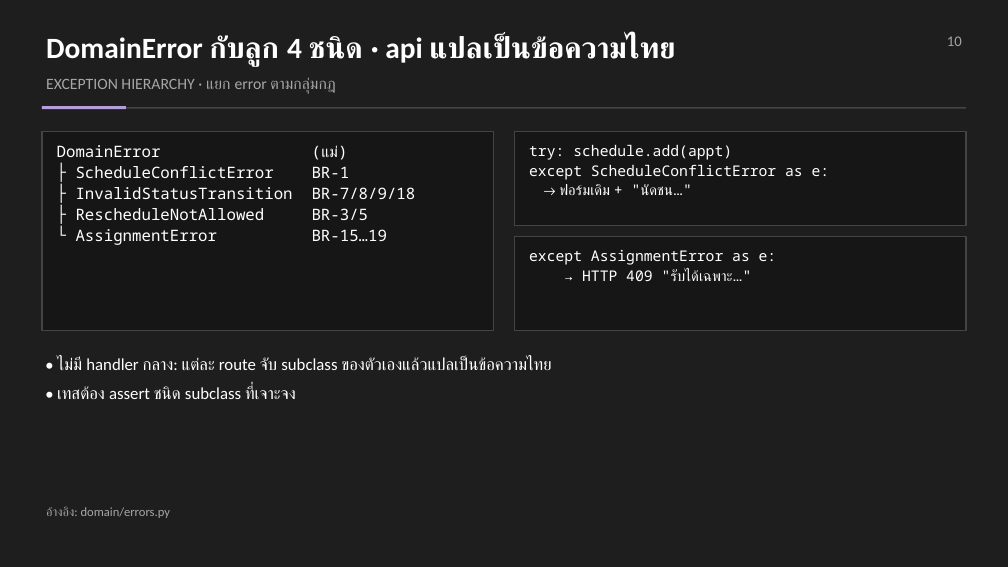
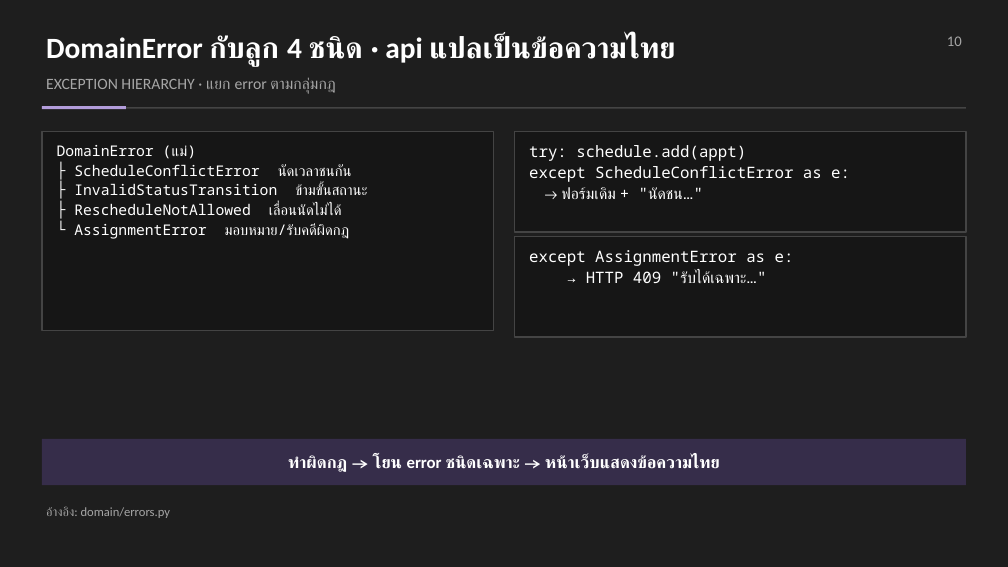
Before and after one commit to Maythane/Law-Firm-Project, a slide deck: slide 10 of docs/slides/LawFirm_Presentation.pptx. Drawn at 1008x567 pixels with LibreOffice and Linux fonts; fonts in the diff are those of the drawing. Boxes give left, top, right and bottom in pixels: in the first picture for what was removed or moved away, otherwise in the second. Text is boxed around its words. In the diff, an @@ line names an element or a change of style, - is before the commit and + after.

```diff
--- a/docs/slides/LawFirm_Presentation.pptx
+++ b/docs/slides/LawFirm_Presentation.pptx
@@ text at (x1=57, y1=145, x2=197, y2=159): size 15 to 14 pt in "DomainError (แม่)" @@
@@ rectangle resized from (x1=515, y1=132, x2=966, y2=226) to (x1=515, y1=132, x2=966, y2=232) @@
@@ text "try: schedule.add(appt)" at (x1=529, y1=145, x2=850, y2=199): size 14 to 15 pt @@
@@ text at (x1=74, y1=164, x2=367, y2=239): text changed; size 15 to 14 pt @@
-├ ScheduleConflictError BR-1
-├ InvalidStatusTransition BR-7/8/9/18
-├ RescheduleNotAllowed BR-3/5
-└ AssignmentError BR-15…19
+├ ScheduleConflictError นัดเวลาชนกัน
+├ InvalidStatusTransition ข้ามขั้นสถานะ
+├ RescheduleNotAllowed เลื่อนนัดไม่ได้
+└ AssignmentError มอบหมาย/รับคดีผิดกฎ
@@ rectangle resized from (x1=515, y1=236, x2=966, y2=330) to (x1=515, y1=236, x2=966, y2=337) @@
@@ text "except AssignmentError as e:" at (x1=529, y1=250, x2=794, y2=283): size 14 to 15 pt @@
@@ text removed at (x1=57, y1=358, x2=551, y2=399) @@
-• ไม่มี handler กลาง: แต่ละ route จับ subclass ของตัวเองแล้วแปลเป็นข้อความไทย
-• เทสต้อง assert ชนิด subclass ที่เจาะจง
@@ rectangle added at (x1=42, y1=439, x2=966, y2=485), fill #362D4A @@
@@ text added at (x1=288, y1=456, x2=720, y2=472), 16 pt, text #FFFFFF, bold @@
+ทำผิดกฎ → โยน error ชนิดเฉพาะ → หน้าเว็บแสดงข้อความไทย
```
Also in this commit, not shown: 6 other slides changed, 4 other files.
